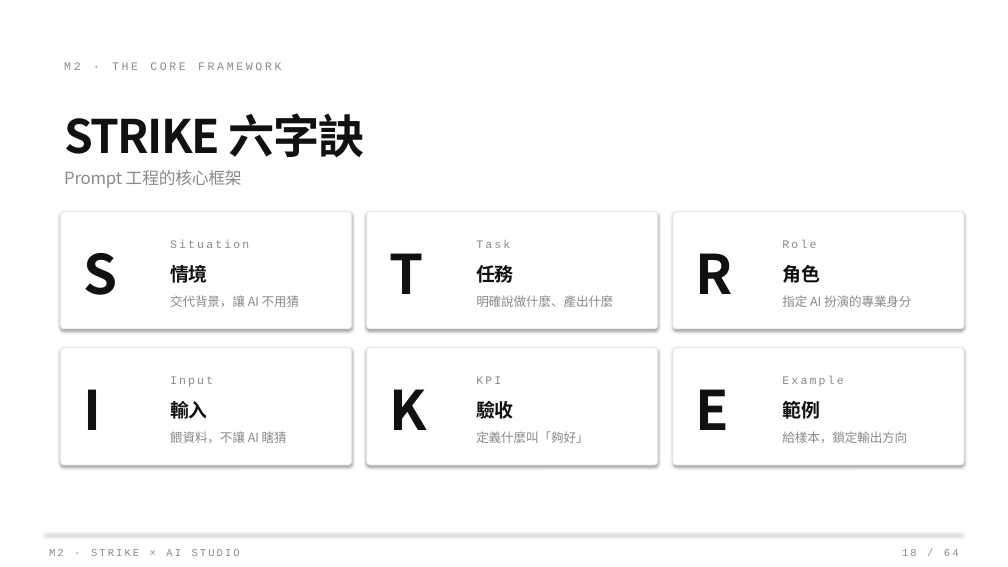
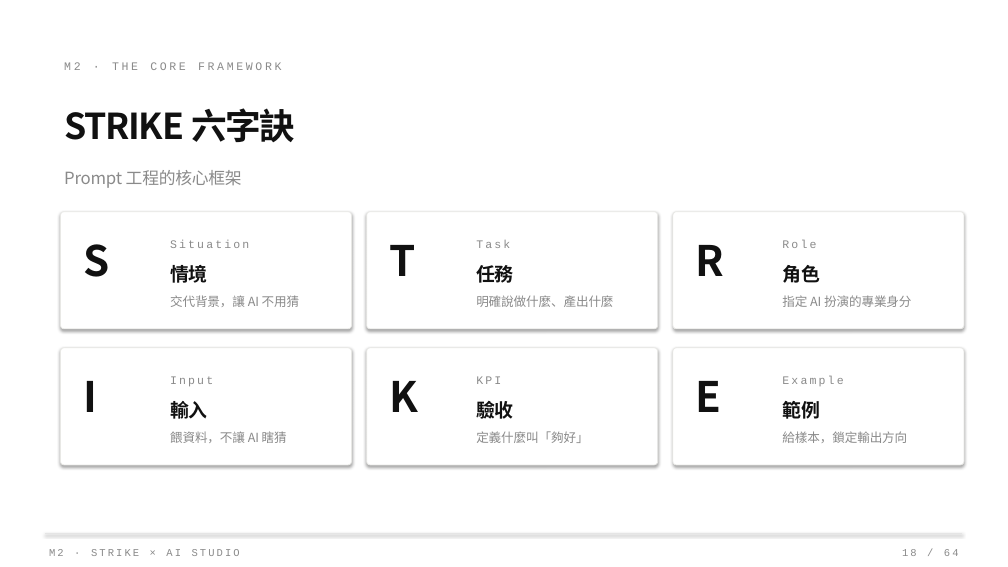
Before and after one commit to Zenobia000/SDD-agent-coding-beginner, a slide deck: slide 18 of class_plan/vibe_coding_workshop.pptx. Drawn at 1008x567 pixels with LibreOffice and Linux fonts; fonts in the diff are those of the drawing. Boxes give left, top, right and bottom in pixels: in the first picture for what was removed or moved away, otherwise in the second. Text is boxed around its words. In the diff, an @@ line names an element or a change of style, - is before the commit and + after.

```diff
--- a/class_plan/vibe_coding_workshop.pptx
+++ b/class_plan/vibe_coding_workshop.pptx
@@ text "STRIKE 六字訣" at [64,108,295,142]: size 44 to 34 pt, letter spacing -1.5 to -1.2 pt @@
@@ size 52 to 40 pt, letter spacing -2.5 to -2 pt in 6 elements at [83,244,109,277], [389,245,415,276], [696,245,725,276], [83,381,97,412], [389,381,418,412], [696,381,722,412] @@
```
Also in this commit, not shown: 37 other slides changed, 1 other file.
